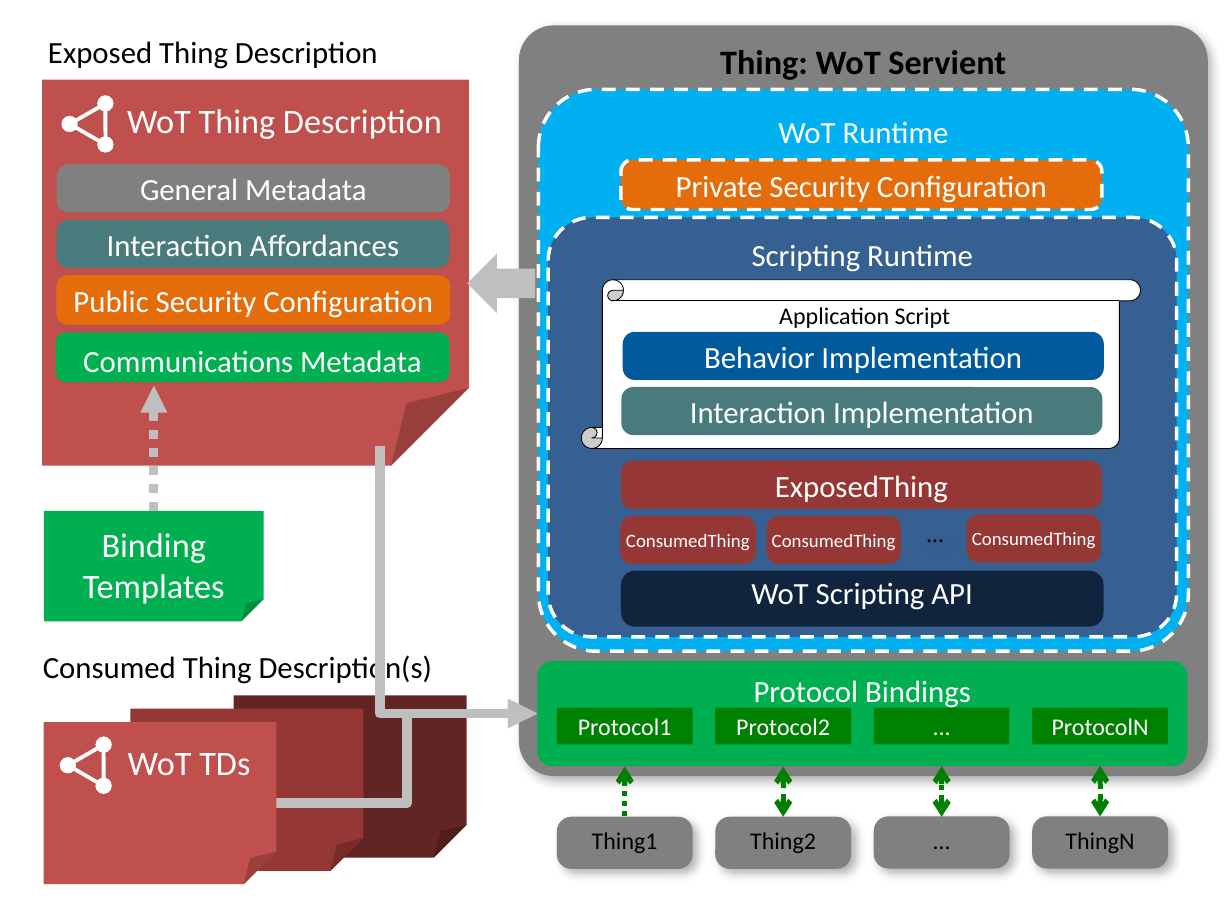
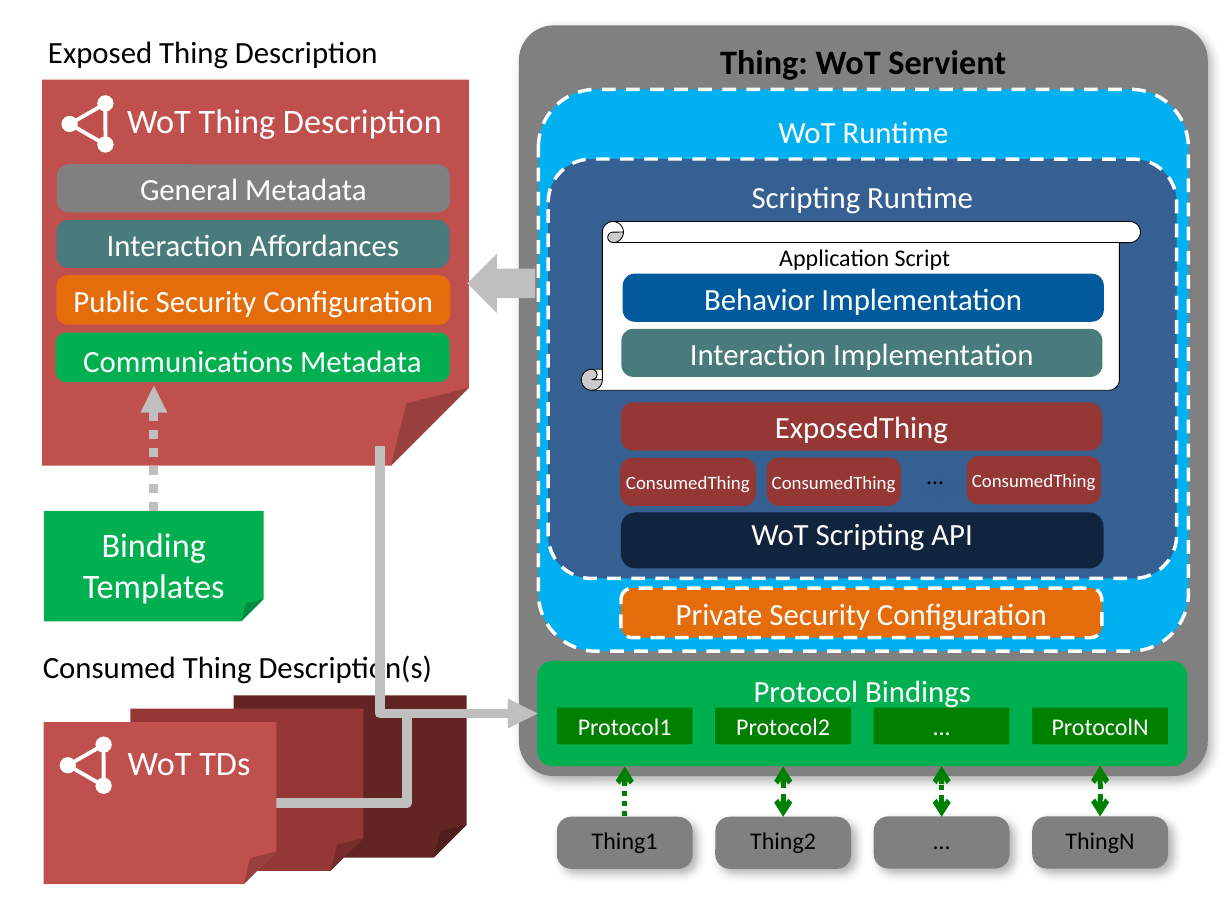
Before and after one commit to w3c/wot-architecture, a slide deck: slide 6 of images/wot-architecture-figures-new.pptx. Drawn at 1232x924 pixels with LibreOffice and Linux fonts; fonts in the diff are those of the drawing. Boxes give left, top, right and bottom in pixels: in the first picture for what was removed or moved away, otherwise in the second. Text is boxed around its words. In the diff, an @@ line names an element or a change of style, - is before the commit and + after.

```diff
--- a/images/wot-architecture-figures-new.pptx
+++ b/images/wot-architecture-figures-new.pptx
@@ 6 rounded rectangles, 1 text, 1 vertical scroll: place and size @@
-6 rounded rectangles, 1 text, 1 vertical scroll at bbox=[548, 218, 1177, 637]
+6 rounded rectangles, 1 text, 1 vertical scroll at bbox=[548, 159, 1177, 578]
@@ 2 rounded rectangles, 1 text: place and size @@
-2 rounded rectangles, 1 text at bbox=[621, 307, 1104, 626]
+2 rounded rectangles, 1 text at bbox=[621, 249, 1104, 568]
@@ rounded rectangle "Private Security Configuration": place and size @@
-rounded rectangle "Private Security Configuration" at bbox=[621, 160, 1101, 209]
+rounded rectangle "Private Security Configuration" at bbox=[621, 588, 1101, 637]
```
Also in this commit, not shown: 5 other slides changed, 4 other files.
